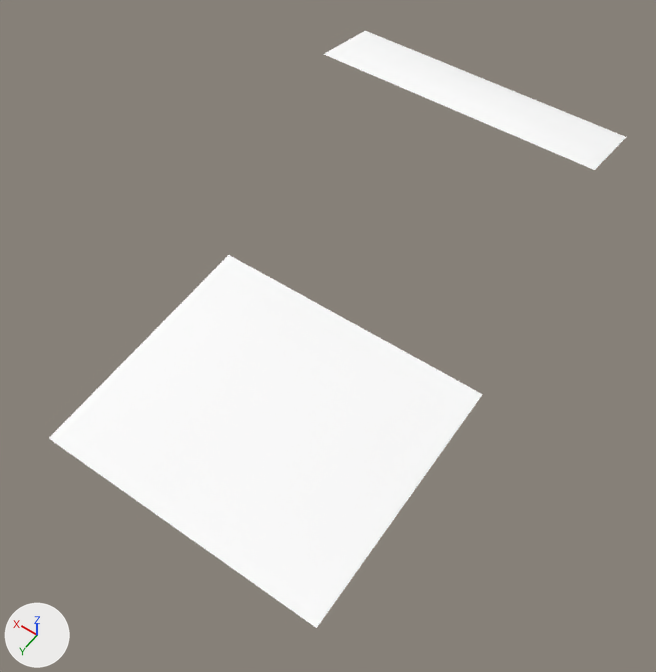
Renders of the OBJ model realweather/src/main/resources/assets/realweather/models/vehicle/pickup/cover.obj from each side of a commit.
The view is the same before and after, from a camera (50 mm lens) standing at (-1.81, 3.56, 5.29) and looking at (-0.06, 1.11, 1.44). The lights are fixed; the arrows at lower left show +X, +Y and +Z. The first picture is the older version. Where no turn or scale is listed for an object, it has been applied to the vertices.

The older version as bpy lines, for what is in view:
```python
me_cover = bpy.data.meshes.new('cover')
me_cover.from_pydata(...)  # 98 vertices, 72 faces; spans x -0.88..0.88, y -0.57..2.35, z 1.14..2.13
me_cover.materials.append(mat_snow)  # its picture is missing
ob_cover = bpy.data.objects.new('cover', me_cover)
ob_cover.location = (0.0, 0.0, 0.0)
```
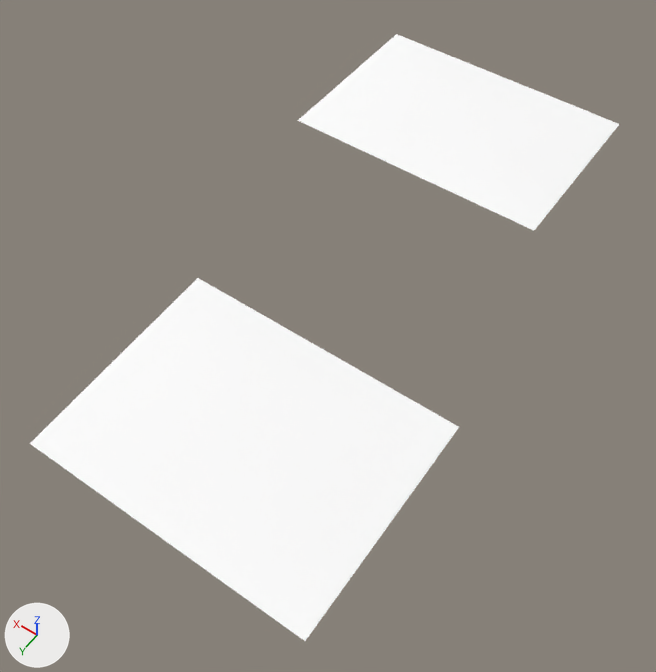
Scene script edits in JSON lines:
```json
{"block": "me_cover", "where": "# used by ob_cover; location = (0.0, 0.0, 0.0)"}
{"op": "remove", "block": "me_cover", "code": "me_cover.from_pydata(...)  # 98 vertices, 72 faces; spans x -0.88..0.88, y -0.57..2.35, z 1.14..2.13"}
{"op": "add", "block": "me_cover", "code": "me_cover.from_pydata(...)  # 98 vertices, 72 faces; spans x -0.89..0.89, y -0.77..2.45, z 1.21..1.99"}
{"block": "me_cover", "change": "me_cover part 1: the loose piece of 49 vertices spanning x -0.86..0.86, y -0.57..-0.13, z 2.04..2.13 is multiplied about its middle by the matrix ((0.878, 0.0, 0.0), (0.0, 2.364, 0.0), (0.0, -0.181, 1.008)), then moved by (0.0, 0.1, -0.13)"}
{"block": "me_cover", "change": "me_cover part 2: the loose piece of 49 vertices spanning x -0.88..0.88, y 0.83..2.35, z 1.14..1.25 is multiplied about its middle by the matrix ((1.011, 0.0, 0.0), (0.0, 0.888, 0.0), (0.0, 0.031, 1.044)), then moved by (0.0, 0.18, 0.05)"}
```

Changed parts and their boxes [x1, y1, x2, y2] in the pictures (656 x 672 px; the box of a moved part takes in the faces that stretch with it):
```json
{"object": "cover", "change": "reshaped", "before": [49, 31, 626, 628], "after": [30, 34, 619, 641]}
{"part": 1, "of": "me_cover", "change": "moved or reshaped", "before": [324, 31, 626, 170], "after": [298, 34, 619, 230]}
{"part": 2, "of": "me_cover", "change": "moved or reshaped", "before": [49, 255, 483, 628], "after": [30, 278, 459, 641]}
```
